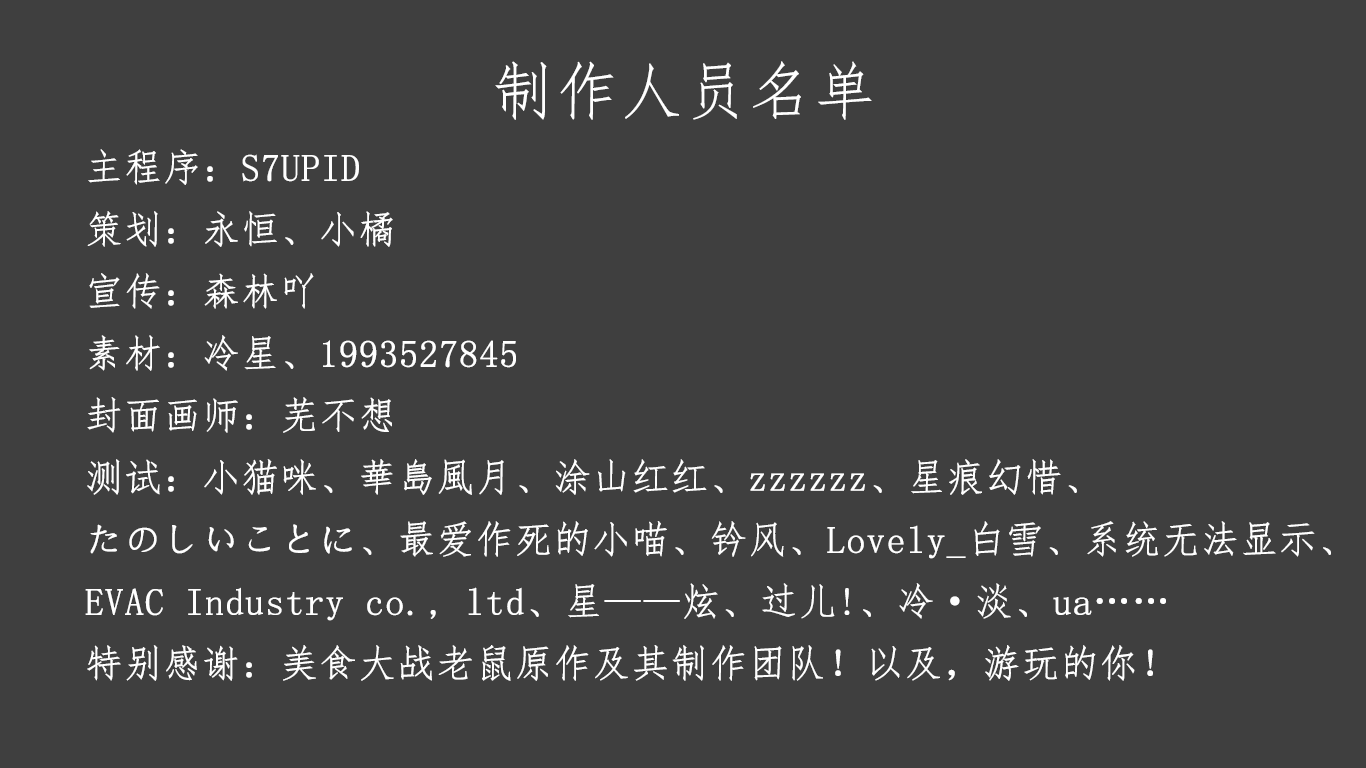
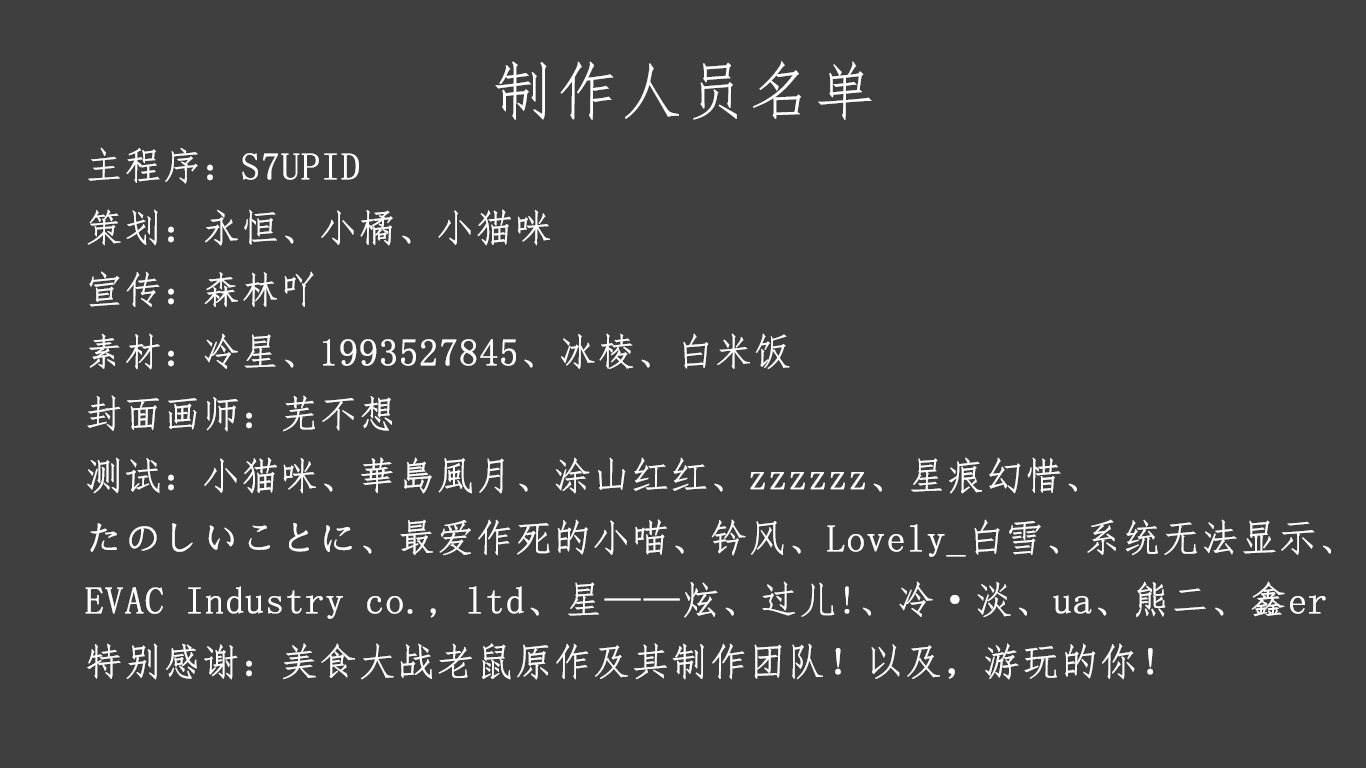
Layered file, before and after one edit (1366×768). Changes by layer:
renamed "主程序：S7UPID 策划：永恒、小橘 宣传：森林吖 素材：冷星、1993527845 封面画师：芜不想 测试：小猫咪、華島風" to "主程序：S7UPID 策划：永恒、小橘、小猫咪 宣传：森林吖 素材：冷星、1993527845、冰棱、白米饭 封面画师：芜不想", painted on it over left=85, top=147, right=1331, bottom=681
